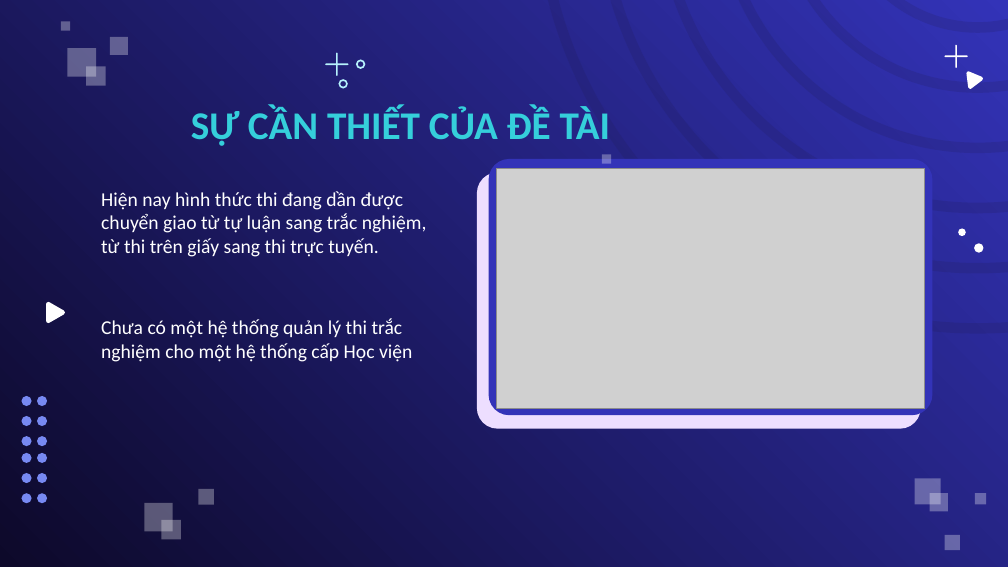
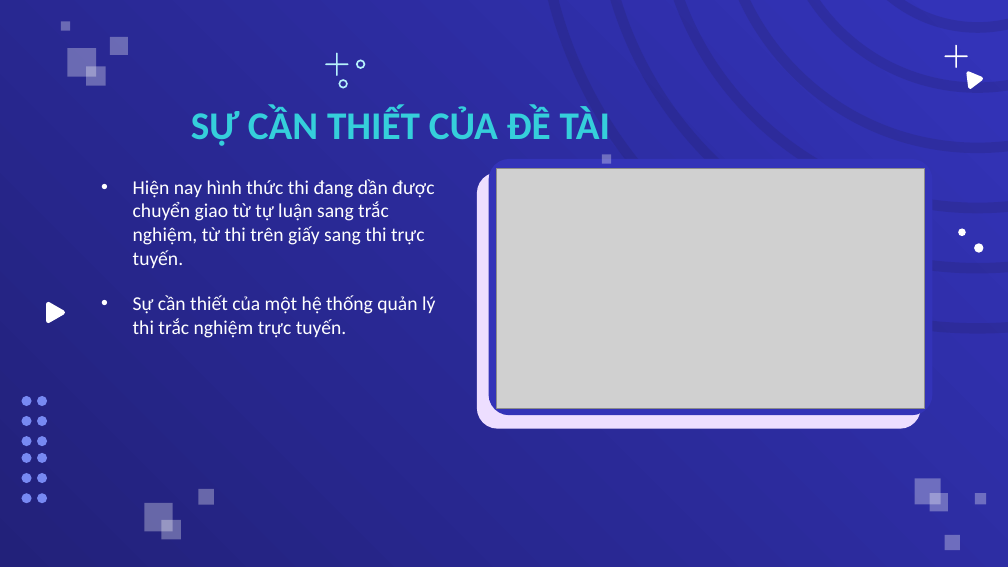
Before and after one commit to LuftSoft/do-an-cuoi-khoa, a slide deck: slide 5 of document/word/tom-tat-do-an.pptx. Drawn at 1008x567 pixels with LibreOffice and Linux fonts; fonts in the diff are those of the drawing; grey boxes stand for pictures. Boxes give left, top, right and bottom in pixels: in the first picture for what was removed or moved away, otherwise in the second. Text is boxed around its words. In the diff, an @@ line names an element or a change of style, - is before the commit and + after.

```diff
--- a/document/word/tom-tat-do-an.pptx
+++ b/document/word/tom-tat-do-an.pptx
@@ background gradient #0D092A to #3333B8 to gradient #0D092A to #22217A to #3333B8 @@
@@ subtitle "Hiện nay hình thức thi ..." at bbox=[133, 179, 434, 268]: bullet none to • @@
@@ text at bbox=[133, 295, 435, 338]: text changed @@
-Chưa có một hệ thống quản lý thi trắc nghiệm cho một hệ thống cấp Học viện
+• Sự cần thiết của một hệ thống quản lý thi trắc nghiệm trực tuyến.
```
Also in this commit, not shown: 7 other slides changed, 4 slides added, 32 other files.
